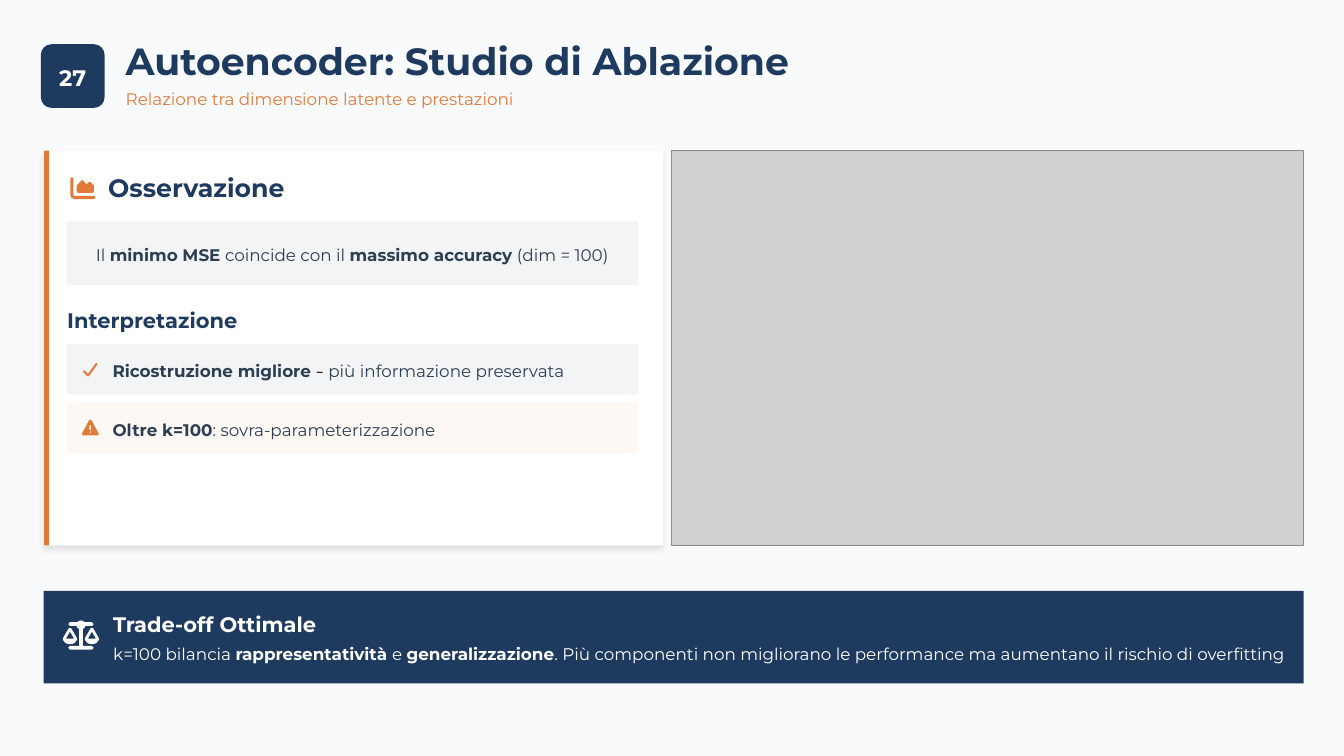
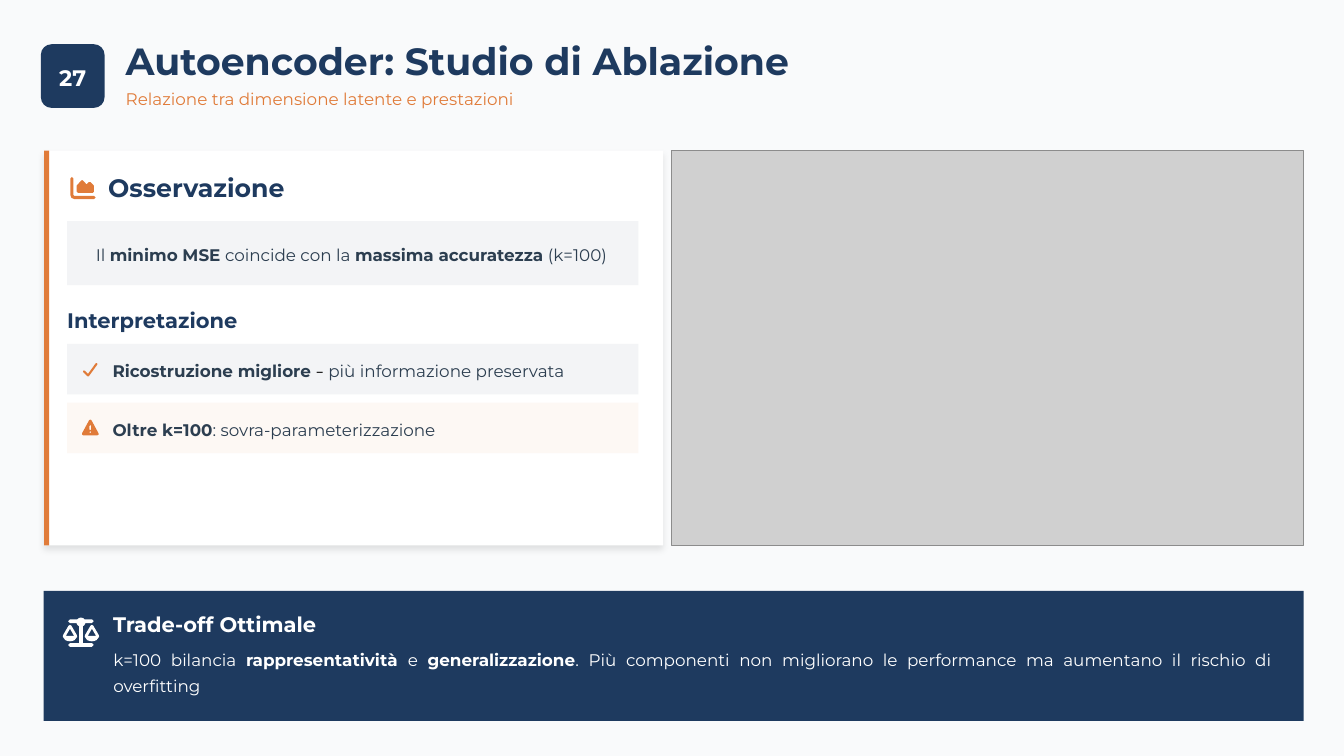
Before and after one commit to carrieroroberto/face-recognition-dimensionality-reduction, a slide deck: slide 29 of results/presentation/Carriero, Leone - Analisi Comparativa per Riduzione Dimensionale, Approccio Lineare e Non-Lineare per Riconoscimento e Verifica Facciale.pptx. Drawn at 1344x756 pixels with LibreOffice and Linux fonts; fonts in the diff are those of the drawing; grey boxes stand for pictures. Boxes give left, top, right and bottom in pixels: in the first picture for what was removed or moved away, otherwise in the second. Text is boxed around its words. In the diff, an @@ line names an element or a change of style, - is before the commit and + after.

```diff
--- a/results/presentation/Carriero, Leone - Analisi Comparativa per Riduzione Dimensionale, Approccio Lineare e Non-Lineare per Riconoscimento e Verifica Facciale.pptx
+++ b/results/presentation/Carriero, Leone - Analisi Comparativa per Riduzione Dimensionale, Approccio Lineare e Non-Lineare per Riconoscimento e Verifica Facciale.pptx
@@ text at (96,248,607,265): text changed; bold on @@
-Il minimo MSE coincide con il massimo accuracy (dim = 100)
+Il minimo MSE coincide con la massima accuratezza (k=100)
@@ freeform shape: place and size @@
-freeform shape at (43,591,1304,684)
+freeform shape at (43,591,1304,721)
@@ freeform shape at (63,618,99,647): outline redrawn @@
@@ text "k=100 bilancia rappresentatività e generalizzazione. ..." rewrapped from (113,647,1284,664) to (113,653,1271,696) @@
```
Also in this commit, not shown: 43 other slides changed, 1 other file.
